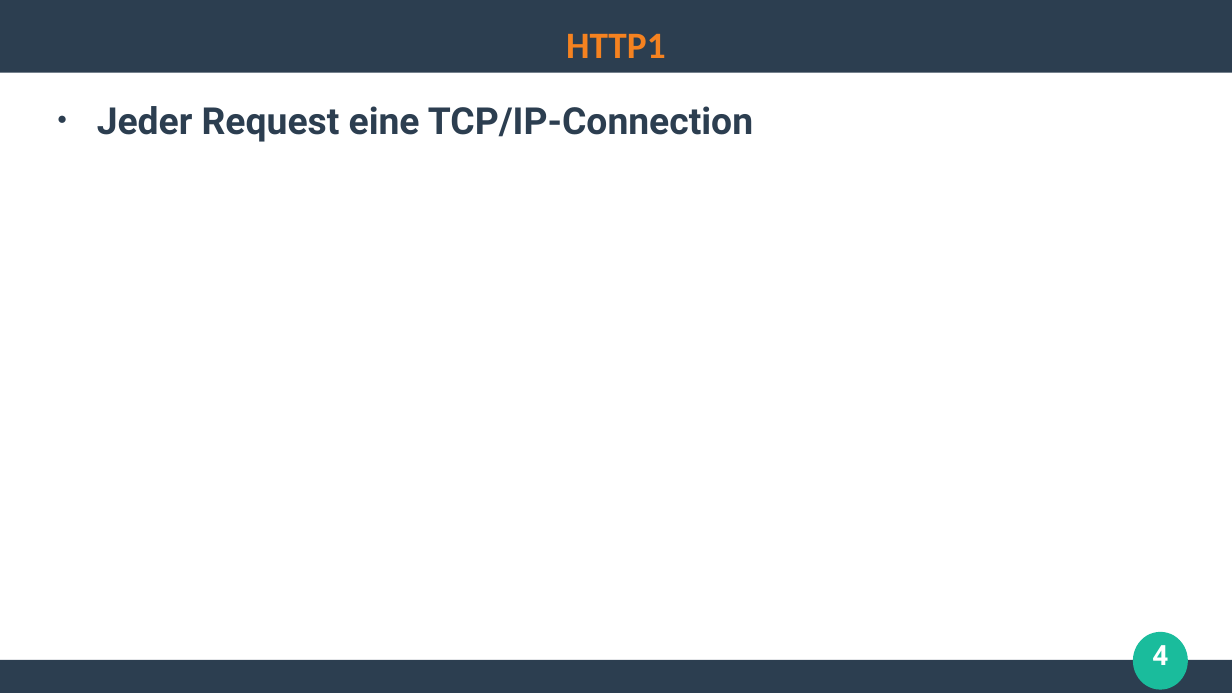
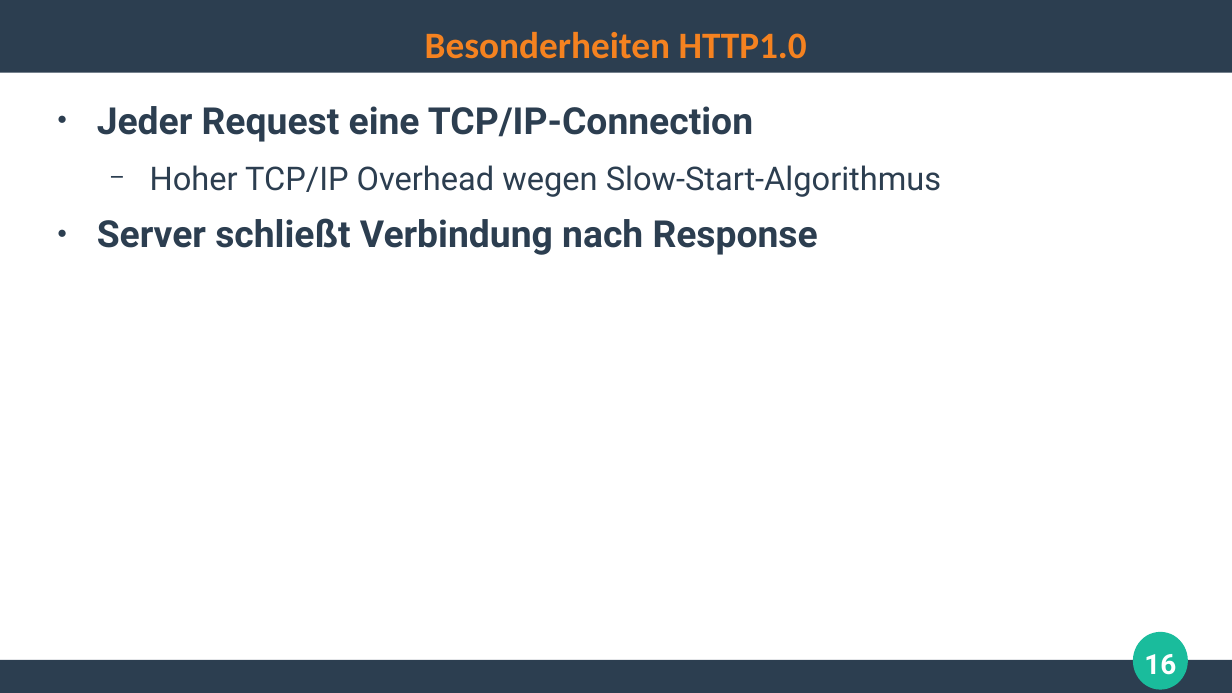
Before and after one commit to ghandmann/HS-AlbSig-WebAnwendungen2, a slide deck: slide 16 of Kapitel/02_HTTP.odp (slide 4 before the commit). Drawn at 1232x693 pixels with LibreOffice and Linux fonts; fonts in the diff are those of the drawing. Boxes give left, top, right and bottom in pixels: in the first picture for what was removed or moved away, otherwise in the second. Text is boxed around its words. In the diff, an @@ line names an element or a change of style, - is before the commit and + after.

Commit message:
Update HTTP presentation

```diff
--- a/Kapitel/02_HTTP.odp
+++ b/Kapitel/02_HTTP.odp
@@ title at (425,32,807,59): text changed @@
-HTTP1
+Besonderheiten HTTP1.0
@@ text at (97,165,941,255): paragraphs added @@
+  − Hoher TCP/IP Overhead wegen Slow-Start-Algorithmus
+● Server schließt Verbindung nach Response
@@ page number added at (1144,654,1176,675), 18 pt, text #FFFFFF, bold @@
+16
@@ page number removed at (1152,645,1168,665) @@
-4
```
Also in this commit, not shown: 3 other slides changed, 15 slides added, 3 slides removed.
